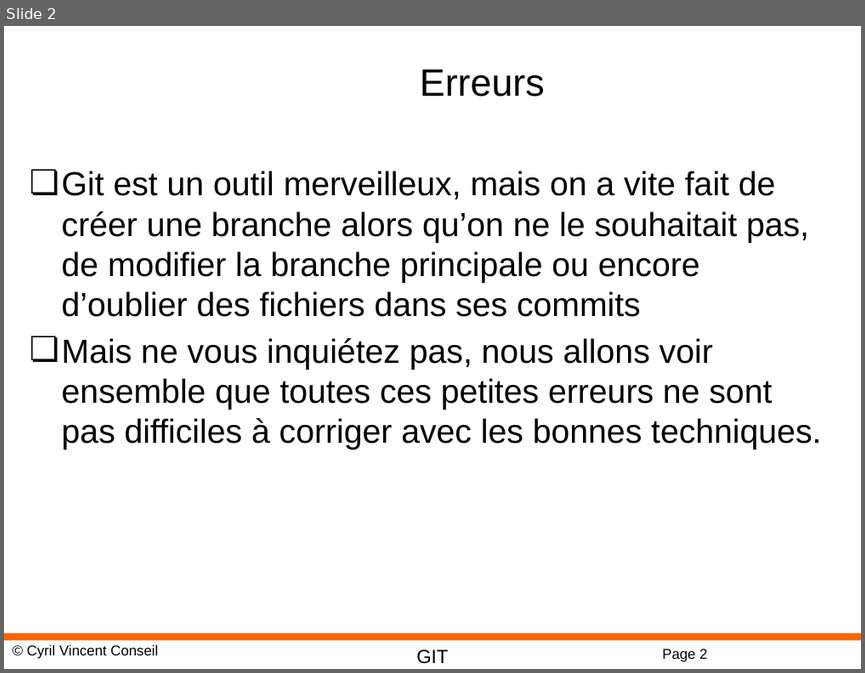
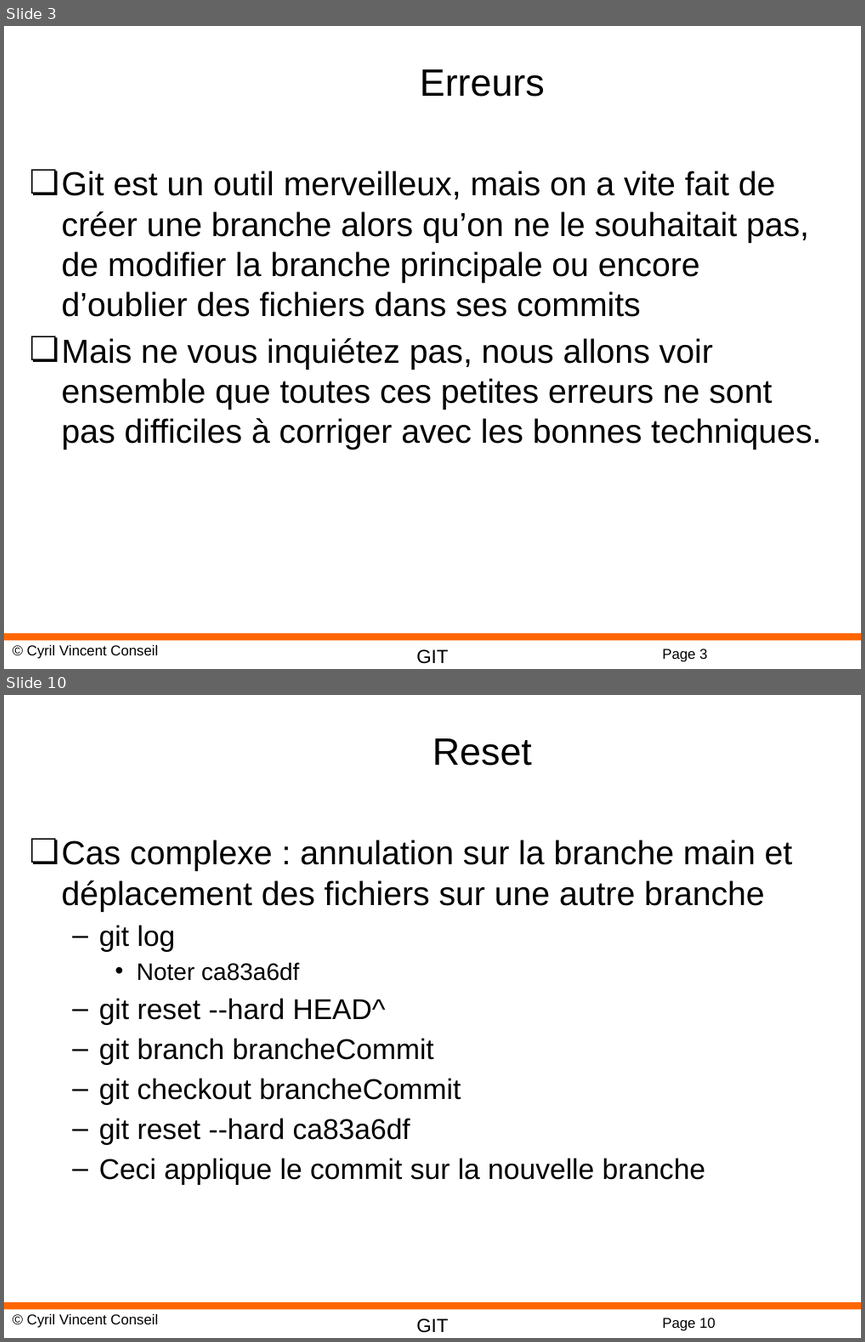
Before and after one commit to cyrilvincent/git, a slide deck: ppt/GIT05-Conflicts.pptx. Shown one above the other, each under a label of ours: slide 2 before the commit, slides 3 and 10 after it; the slides between them are not shown. The pictures are 865x673 and 865x1342 pixels, drawn with LibreOffice and Linux fonts; fonts in the diff are those of the drawing; background and template pictures are left out. Boxes give left, top, right and bottom in pixels: in the first picture for what was removed or moved away, otherwise in the second. Text is boxed around its words. In the diff, an @@ line names an element or a change of style, - is before the commit and + after.

Commit message:
branch test

```diff
--- a/ppt/GIT05-Conflicts.pptx
+++ b/ppt/GIT05-Conflicts.pptx
@@ slide 10 added at [4, 695, 861, 1338], background #FFFFFF; not listed: 4 template elements that a slide beside it also shows @@
@@ title added at [432, 738, 532, 766], 32 pt, text #000000 @@
+Reset
@@ text added at [62, 839, 793, 1185], 24 pt, text #000000 @@
+❏ Cas complexe : annulation sur la branche main et déplacement des fichiers sur une autre branche
+  – git log
+    • Noter ca83a6df
+  – git reset --hard HEAD^
+  – git branch brancheCommit
+  – git checkout brancheCommit
+  – git reset --hard ca83a6df
+  – Ceci applique le commit sur la nouvelle branche
@@ what was slide 2 is now slide 3 @@
@@ page number at [662, 648, 707, 662]: text changed @@
-Page 2
+Page 3
```
Also in this commit, not shown: 9 other slides added, 3 other files.
